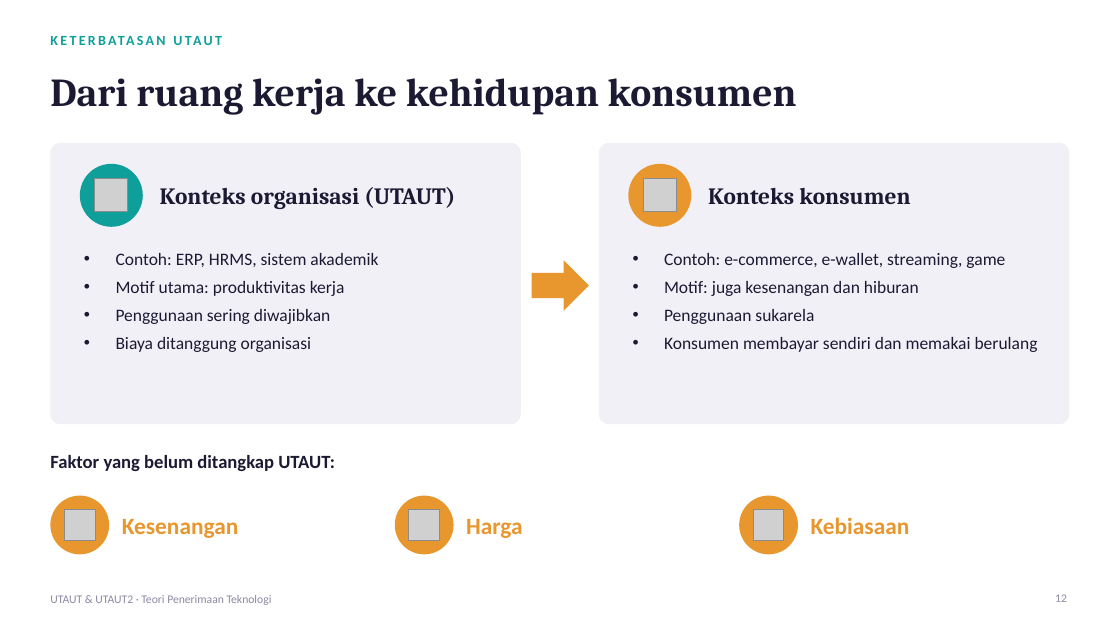
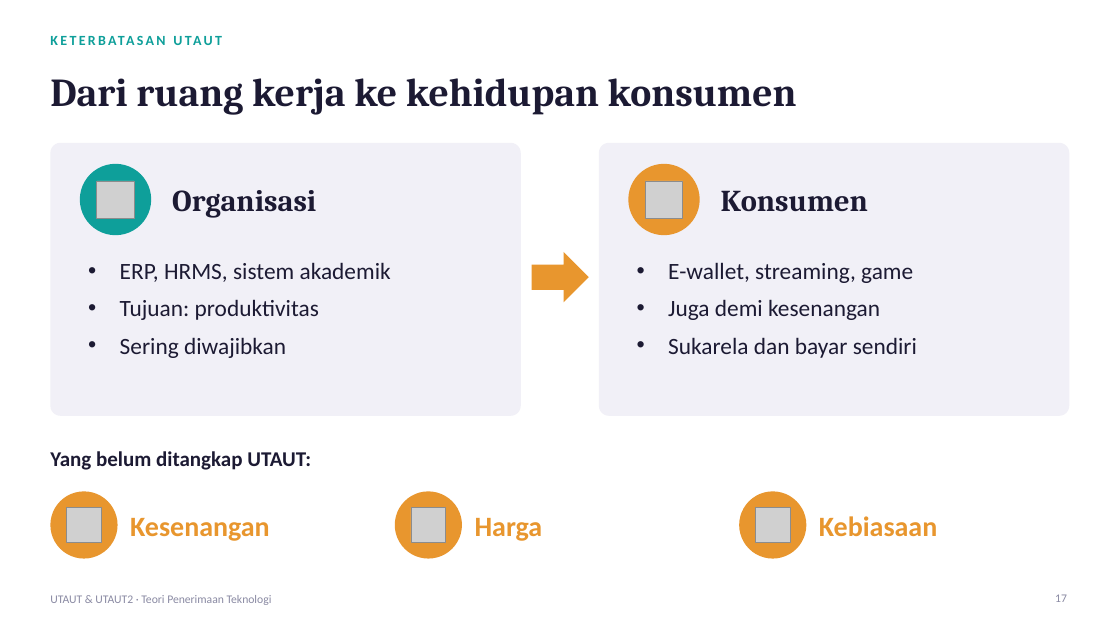
Before and after one commit to KevArslanian/S-Enigma, a slide deck: slide 17 of materi/UTAUT_UTAUT2.pptx (slide 12 before the commit). Drawn at 1120x630 pixels with LibreOffice and Linux fonts; fonts in the diff are those of the drawing; grey boxes stand for pictures. Boxes give left, top, right and bottom in pixels: in the first picture for what was removed or moved away, otherwise in the second. Text is boxed around its words. In the diff, an @@ line names an element or a change of style, - is before the commit and + after.

```diff
--- a/materi/UTAUT_UTAUT2.pptx
+++ b/materi/UTAUT_UTAUT2.pptx
@@ rounded rectangle: place and size @@
-rounded rectangle at [50,143,521,424]
+rounded rectangle at [50,143,521,416]
@@ rounded rectangle at [50,143,521,416]: proportions changed @@
@@ rounded rectangle at [599,143,1070,416]: proportions changed @@
@@ rounded rectangle: place and size @@
-rounded rectangle at [599,143,1070,424]
+rounded rectangle at [599,143,1070,416]
@@ ellipse: place and size @@
-ellipse at [80,164,143,227]
+ellipse at [80,164,151,235]
@@ ellipse: place and size @@
-ellipse at [628,164,691,227]
+ellipse at [628,164,700,235]
@@ picture: place and size @@
-picture at [95,179,128,212]
+picture at [97,181,134,218]
@@ text at [172,190,316,218]: text changed; size 20 to 26 pt @@
-Konteks organisasi (UTAUT)
+Organisasi
@@ picture: place and size @@
-picture at [644,179,676,212]
+picture at [645,181,682,218]
@@ text at [721,190,868,212]: text changed; size 20 to 26 pt @@
-Konteks konsumen
+Konsumen
@@ text at [120,262,391,358]: text changed; size 15 to 20 pt @@
-• Contoh: ERP, HRMS, sistem akademik
-• Motif utama: produktivitas kerja
-• Penggunaan sering diwajibkan
-• Biaya ditanggung organisasi
+• ERP, HRMS, sistem akademik
+• Tujuan: produktivitas
+• Sering diwajibkan
@@ right arrow: place and size @@
-right arrow at [532,260,589,311]
+right arrow at [532,252,589,302]
@@ text at [668,262,917,358]: text changed; size 15 to 20 pt @@
-• Contoh: e-commerce, e-wallet, streaming, game
-• Motif: juga kesenangan dan hiburan
-• Penggunaan sukarela
-• Konsumen membayar sendiri dan memakai berulang
+• E-wallet, streaming, game
+• Juga demi kesenangan
+• Sukarela dan bayar sendiri
@@ text at [50,451,311,470]: text changed; size 16 to 18 pt @@
-Faktor yang belum ditangkap UTAUT:
+Yang belum ditangkap UTAUT:
@@ ellipse: place and size @@
-ellipse at [50,496,109,555]
+ellipse at [50,492,118,559]
@@ picture: place and size @@
-picture at [65,510,95,540]
+picture at [66,507,102,543]
@@ text "Kesenangan": place and size @@
-text "Kesenangan" at [122,519,239,538]
+text "Kesenangan" at [130,518,270,541]
@@ ellipse: place and size @@
-ellipse at [395,496,454,555]
+ellipse at [395,492,462,559]
@@ picture: place and size @@
-picture at [409,510,439,540]
+picture at [411,507,446,543]
@@ size 20 to 24 pt in 3 elements at [130,518,270,541], [819,516,937,536], [475,518,543,541] @@
@@ text "Harga": place and size @@
-text "Harga" at [466,519,523,538]
+text "Harga" at [475,518,543,541]
@@ ellipse: place and size @@
-ellipse at [739,496,798,555]
+ellipse at [739,492,807,559]
@@ picture: place and size @@
-picture at [754,510,784,540]
+picture at [755,507,791,543]
@@ text "Kebiasaan": place and size @@
-text "Kebiasaan" at [811,517,910,534]
+text "Kebiasaan" at [819,516,937,536]
```
Also in this commit, not shown: 18 other slides changed, 12 slides added, 4 slides removed.
